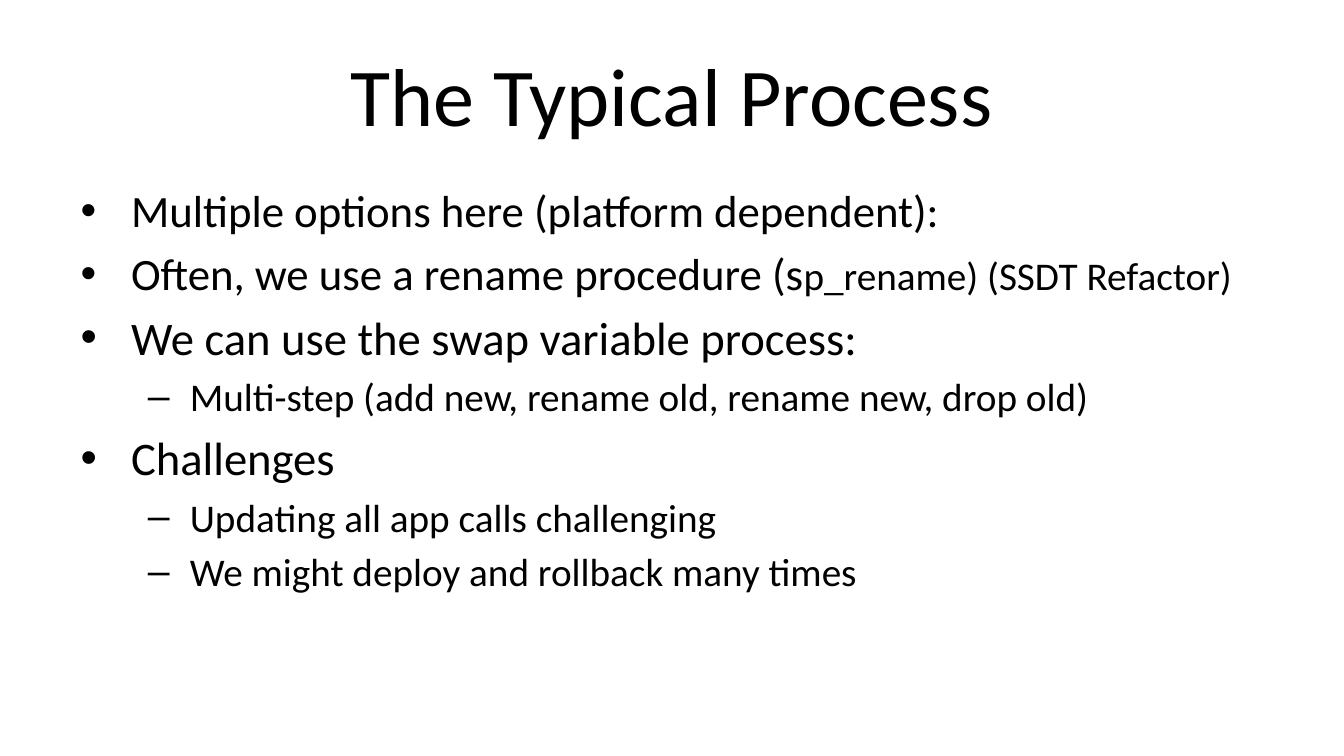
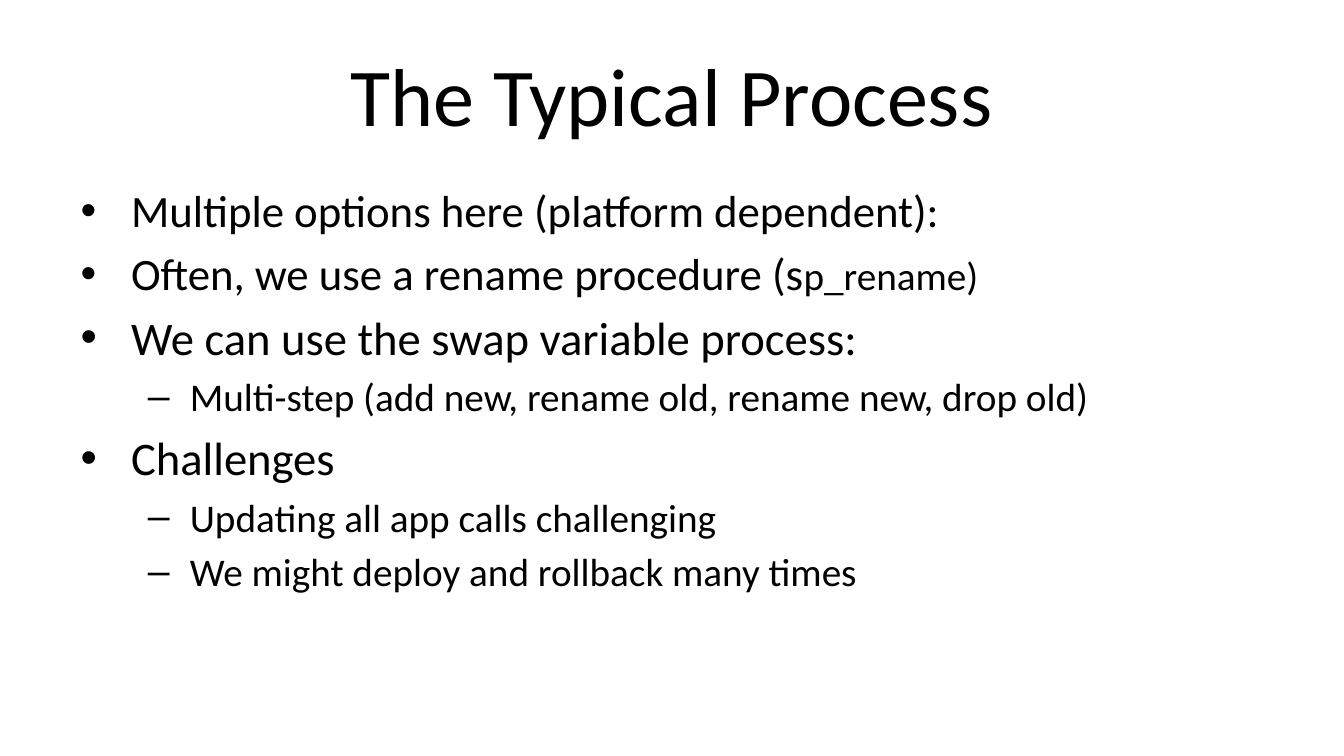
Before and after one commit to way0utwest/ZeroDowntime, a slide deck: slide 25 of ArchitectZeroDowntime.pptx. Drawn at 1344x756 pixels with LibreOffice and Linux fonts; fonts in the diff are those of the drawing; background and template pictures are left out. Boxes give left, top, right and bottom in pixels: in the first picture for what was removed or moved away, otherwise in the second. Text is boxed around its words. In the diff, an @@ line names an element or a change of style, - is before the commit and + after.

```diff
--- a/ArchitectZeroDowntime.pptx
+++ b/ArchitectZeroDowntime.pptx
@@ text at (131, 259, 979, 298): text changed @@
-• Often, we use a rename procedure (sp_rename) (SSDT Refactor)
+• Often, we use a rename procedure (sp_rename)
```
Also in this commit, not shown: 4 other slides changed.
